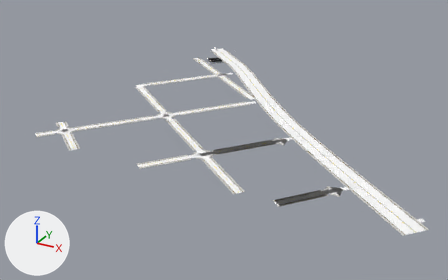
Two versions of the glTF model game/assets/city/roads/roads_0_0.gltf, one commit apart.
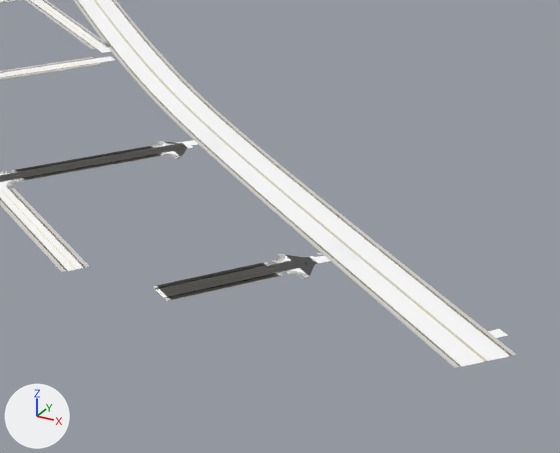
There are two pictures of each version: one whole from a camera (50 mm lens) standing at (596.0, -1054.0, 332.0) and looking at (184.0, -304.0, -43.0), one close up on the part from 46% to 100% of the width and 27% to 97% of the height. The axes (+X, +Y, +Z) are drawn at lower left. The lights are the same throughout. The first two pictures are the older version. Objects named as collision shapes, trigger or cutter boxes, shadow casters or lower levels of detail are left out. Vertices at exactly the same position are counted once.

Objects in the first close-up: 'roads_0_0_Road_Tactile_Strip', 'roads_0_0_SH_kerb', 'roads_0_0_SH_road_marking_white', 'roads_0_0_SH_sidewalk', 'roads_0_0_SH_wet_asphalt' and 1 more.
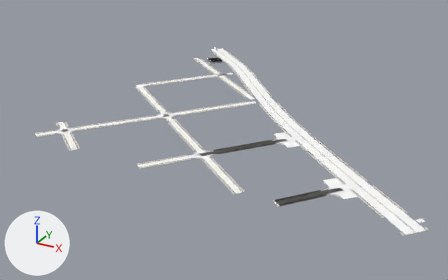
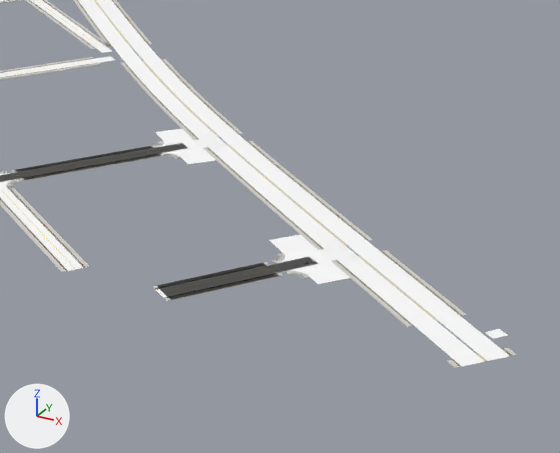
Patch to the scene script:
```diff
--- a/game/assets/city/roads/roads_0_0.gltf.py
+++ b/game/assets/city/roads/roads_0_0.gltf.py
@@ me_roads_0_0_road_tactile_strip @@
 # used by ob_roads_0_0_road_tactile_strip; location = (0.0, 0.0, 0.0)
-me_roads_0_0_road_tactile_strip.from_pydata(...)  # 1532 vertices, 1456 faces; spans x -6.0..517.0, y -516.0..-7.0, z 0.0
+me_roads_0_0_road_tactile_strip.from_pydata(...)  # 1492 vertices, 1400 faces; spans x -6.0..517.0, y -516.0..-7.0, z 0.0
+# me_roads_0_0_road_tactile_strip part 1: 20 vertices removed from x 419.0..508.0, y -501.0..-418.0, z 0.0
+# other edits to the shape of me_roads_0_0_road_tactile_strip do not show in these pictures
 me_roads_0_0_road_tactile_strip.materials.append(mat_road_tactile_strip)
@@ me_roads_0_0_sh_kerb @@
 # used by ob_roads_0_0_sh_kerb; location = (0.0, 0.0, 0.0)
-me_roads_0_0_sh_kerb.from_pydata(...)  # 3532 vertices, 4808 faces; spans x -9.0..517.0, y -516.0..6.0, z -22.0..0.0
+me_roads_0_0_sh_kerb.from_pydata(...)  # 3432 vertices, 4584 faces; spans x -9.0..517.0, y -516.0..6.0, z -22.0..0.0
+# me_roads_0_0_sh_kerb part 2: 50 vertices removed from x 419.0..508.0, y -501.0..-419.0, z 0.0
+# other edits to the shape of me_roads_0_0_sh_kerb do not show in these pictures
 me_roads_0_0_sh_kerb.materials.append(mat_sh_kerb)
@@ me_roads_0_0_sh_sidewalk @@
 # used by ob_roads_0_0_sh_sidewalk; location = (0.0, 0.0, 0.0)
-me_roads_0_0_sh_sidewalk.from_pydata(...)  # 3178 vertices, 3792 faces; spans x -7.0..519.0, y -518.0..-5.0, z 0.0
+me_roads_0_0_sh_sidewalk.from_pydata(...)  # 3118 vertices, 3680 faces; spans x -7.0..519.0, y -518.0..-5.0, z 0.0
+# me_roads_0_0_sh_sidewalk part 3: 24 vertices removed from x 195.0..231.0, y -240.0..-206.0, z 0.0
+# me_roads_0_0_sh_sidewalk part 4: 24 vertices removed from x 476.0..510.0, y -503.0..-468.0, z 0.0
+# me_roads_0_0_sh_sidewalk part 5: 6 vertices removed from x 309.0..331.0, y -344.0..-321.0, z 0.0
+# me_roads_0_0_sh_sidewalk part 6: 6 vertices removed from x 417.0..438.0, y -440.0..-417.0, z 0.0
 me_roads_0_0_sh_sidewalk.materials.append(mat_sh_sidewalk)
@@ me_roads_0_0_sh_wet_asphalt @@
 me_roads_0_0_sh_wet_asphalt.from_pydata(...)  # 11298 vertices, 20583 faces; spans x -11.0..517.0, y -516.0..9.0, z 0.0
 # used by ob_roads_0_0_sh_wet_asphalt; location = (0.0, 0.0, 0.0)
+# me_roads_0_0_sh_wet_asphalt part 7: 16 of 11298 vertices moved; they spanned x 291.0..315.0, y -364.0..-334.0, z 0.0 and now span x 280.0..332.0, y -373.0..-322.0, z 0.0; mean shift (1.0, -1.0, 0.0); largest move (298.0, -357.0, 0.0) -> (315.0, -373.0, 0.0)
+# me_roads_0_0_sh_wet_asphalt part 8: 16 of 11298 vertices moved; they spanned x 401.0..426.0, y -462.0..-435.0, z 0.0 and now span x 387.0..440.0, y -469.0..-419.0, z 0.0; mean shift (-1.0, 1.0, 0.0); largest move (422.0, -435.0, 0.0) -> (404.0, -419.0, 0.0)
 me_roads_0_0_sh_wet_asphalt.materials.append(mat_sh_wet_asphalt)
```

Location of each change, (x1, y1, x2, y2) in pixels of the close-ups (560 x 453 px; the box of a moved part takes in the faces that stretch with it):
part 1 of me_roads_0_0_road_tactile_strip, deleted
    before: (323, 241, 503, 360)
part 2 of me_roads_0_0_sh_kerb, deleted
    before: (327, 241, 502, 359)
part 3 of me_roads_0_0_sh_sidewalk, deleted
    before: (109, 44, 165, 63)
part 4 of me_roads_0_0_sh_sidewalk, deleted
    before: (408, 315, 508, 361)
part 5 of me_roads_0_0_sh_sidewalk, deleted
    before: (195, 133, 252, 148)
part 6 of me_roads_0_0_sh_sidewalk, deleted
    before: (319, 240, 387, 261)
part 7 of me_roads_0_0_sh_wet_asphalt, moved or reshaped
    before: (164, 140, 198, 157)
    after: (155, 129, 216, 164)
part 8 of me_roads_0_0_sh_wet_asphalt, moved or reshaped
    before: (286, 255, 330, 276)
    after: (269, 235, 350, 284)
